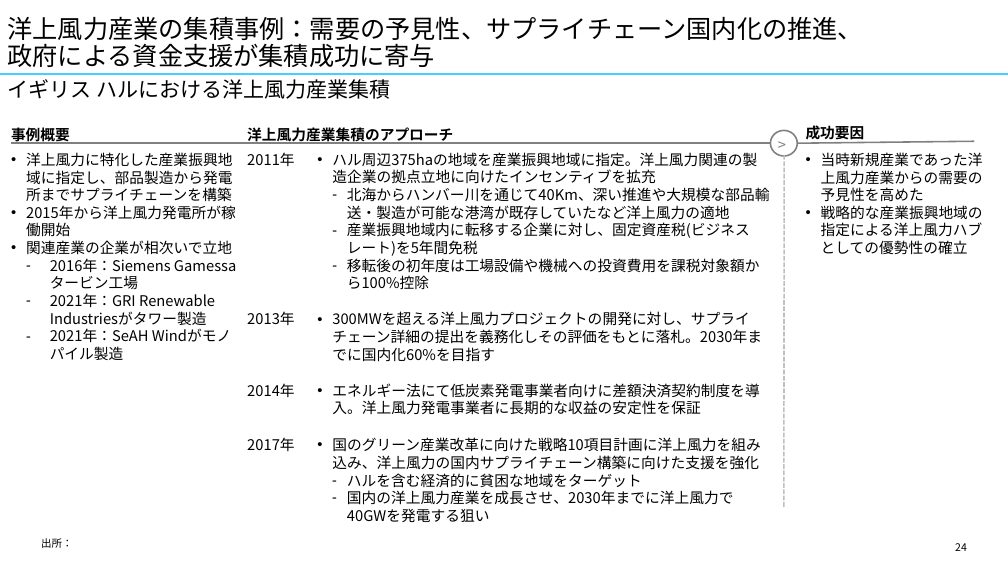
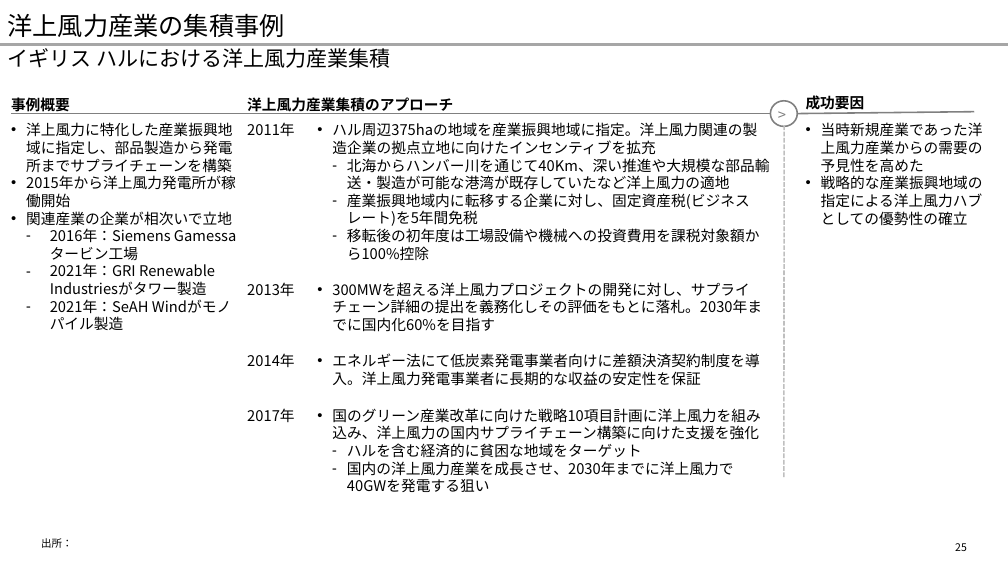
Before and after one commit to yuzucha16/dotfiles, a slide deck: slide 25 of office/Blank.potx (slide 24 before the commit). Drawn at 1008x567 pixels with LibreOffice and Linux fonts; fonts in the diff are those of the drawing. Boxes give left, top, right and bottom in pixels: in the first picture for what was removed or moved away, otherwise in the second. Text is boxed around its words. In the diff, an @@ line names an element or a change of style, - is before the commit and + after.

```diff
--- a/office/Blank.potx
+++ b/office/Blank.potx
@@ title at [8, 13, 285, 37]: text changed @@
-洋上風力産業の集積事例：需要の予見性、サプライチェーン国内化の推進、
-政府による資金支援が集積成功に寄与
+洋上風力産業の集積事例
@@ 15 texts, 4 lines, 1 ellipse: place and size @@
-15 texts, 4 lines, 1 ellipse at [0, 74, 1008, 507]
+15 texts, 4 lines, 1 ellipse at [0, 45, 1008, 477]
@@ line (0, 45) - (1008, 45): stroke #45D0FF 2.25 pt to #A6A6A6 2.25 pt @@
@@ page number at [955, 543, 967, 551]: text changed @@
-24
+25
```
Also in this commit, not shown: 33 other slides changed, 1 slide added, 1 other file.
